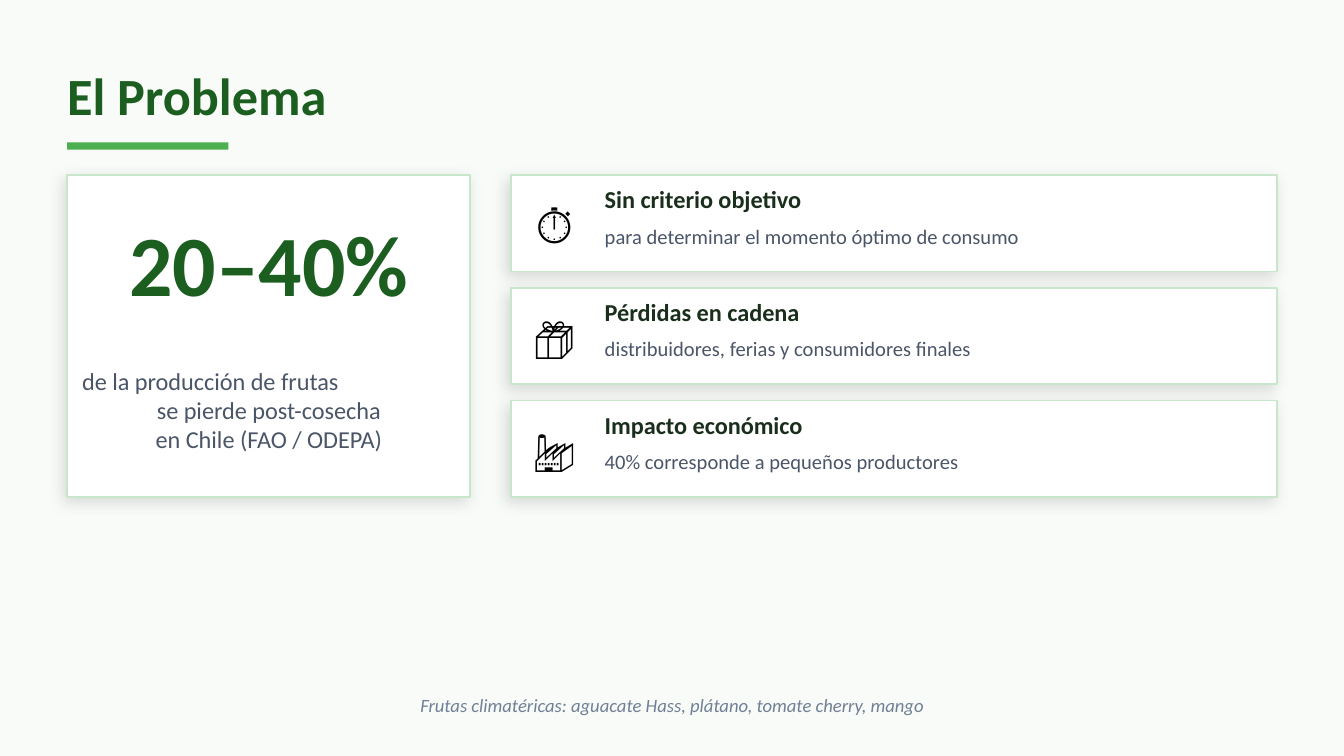
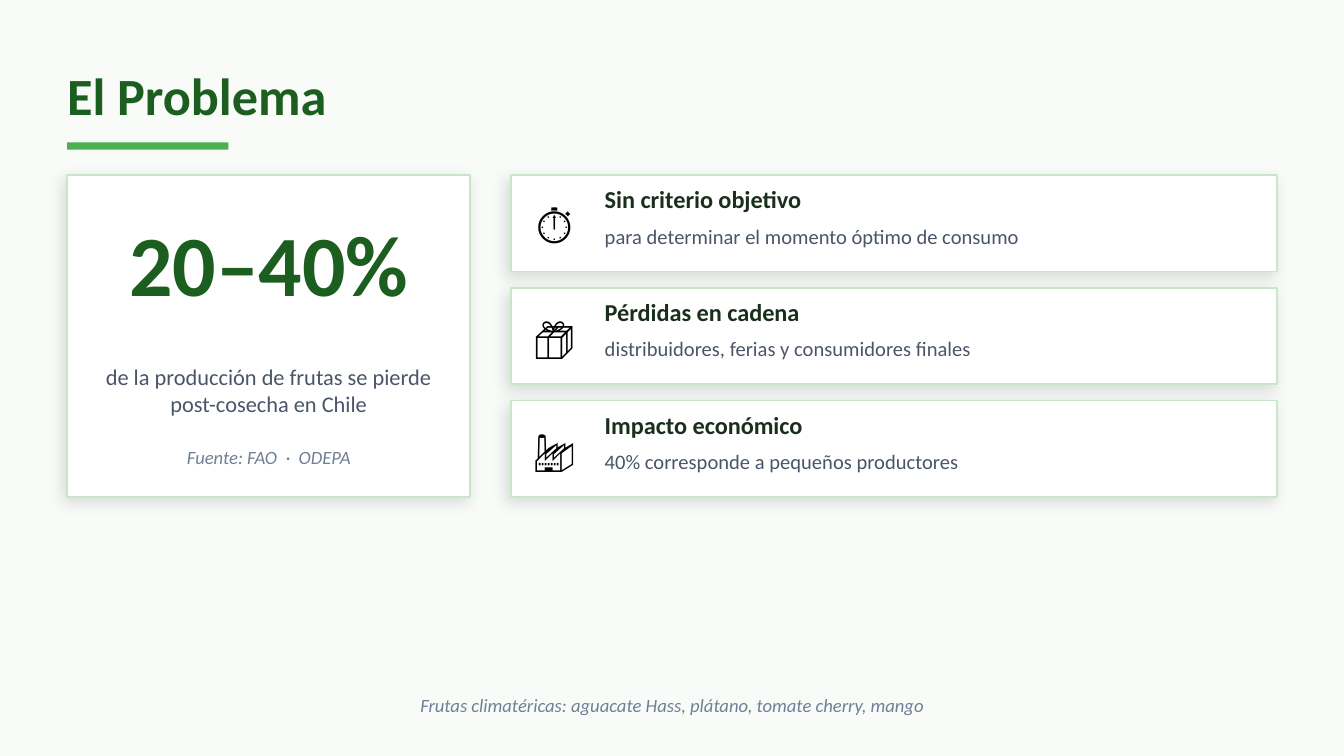
Before and after one commit to apotheosisss/MaduraApp-Produccion, a slide deck: slide 2 of Documentación/Evaluacion_2/MaduraApp_Presentacion_Evaluacion2.pptx. Drawn at 1344x756 pixels with LibreOffice and Linux fonts; fonts in the diff are those of the drawing. Boxes give left, top, right and bottom in pixels: in the first picture for what was removed or moved away, otherwise in the second. Text is boxed around its words. In the diff, an @@ line names an element or a change of style, - is before the commit and + after.

Commit message:
fix(docs): mejoras visuales en la PPT de Evaluacion 2
Slide 1 (Portada):
  - Seccion INTEGRANTES con header espaciado
  - Nombre real Claudio Vicente Aro Kath sin corchetes
  - Linea de docente agregada
  - Layout mas balanceado

Slide 2 (El Problema):
  - Texto descriptivo en una sola linea limpia
  - Cita Fuente: FAO . ODEPA separada

Slide 3 (La Solucion):
  - Flechas entre cards ahora son triangulos > limpios
  - (antes eran rectangulo + arrow superpuestos)

Slide 5 (Arquitectura 4+1):
  - Descripciones de cada vista mas substantivas
  - Fisica: Despliegue cloud / Android . API . BD
  - (antes: Android->Render ->Supabase con salto feo)

Slide 6 (Resultados):
  - Linea de info de entrenamiento con mejor contraste
  - (color C.border en vez de C.textMute)

Slide 7 (Estado Avance):
  - Fix: 9 / 9 tests -> 9/9 tests
  - Persistencia + historial paginado (mas claro)

```diff
--- a/Documentación/Evaluacion_2/MaduraApp_Presentacion_Evaluacion2.pptx
+++ b/Documentación/Evaluacion_2/MaduraApp_Presentacion_Evaluacion2.pptx
@@ text at [106,369,431,416]: text changed; size 13 to 12 pt @@
-de la producción de frutas
-se pierde post-cosecha
-en Chile (FAO / ODEPA)
+de la producción de frutas se pierde post-cosecha en Chile
@@ text added at [187,452,351,464], 10 pt, text #718096, italic @@
+Fuente: FAO · ODEPA
```
Also in this commit, not shown: 5 other slides changed.
